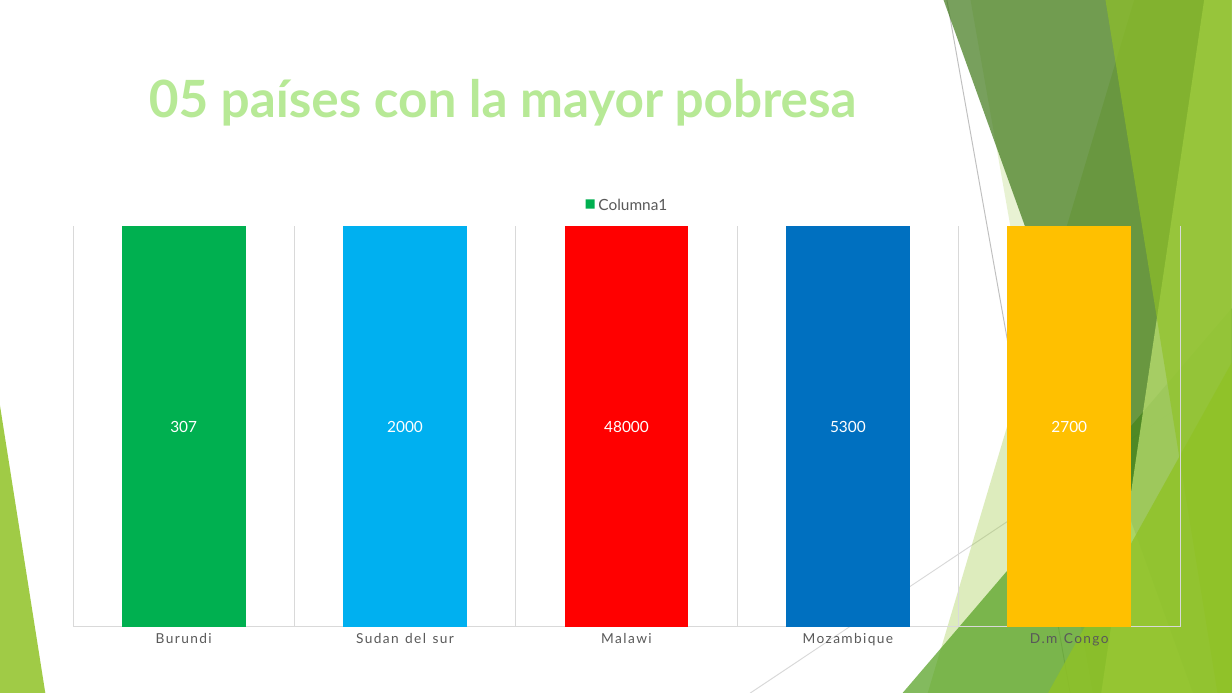
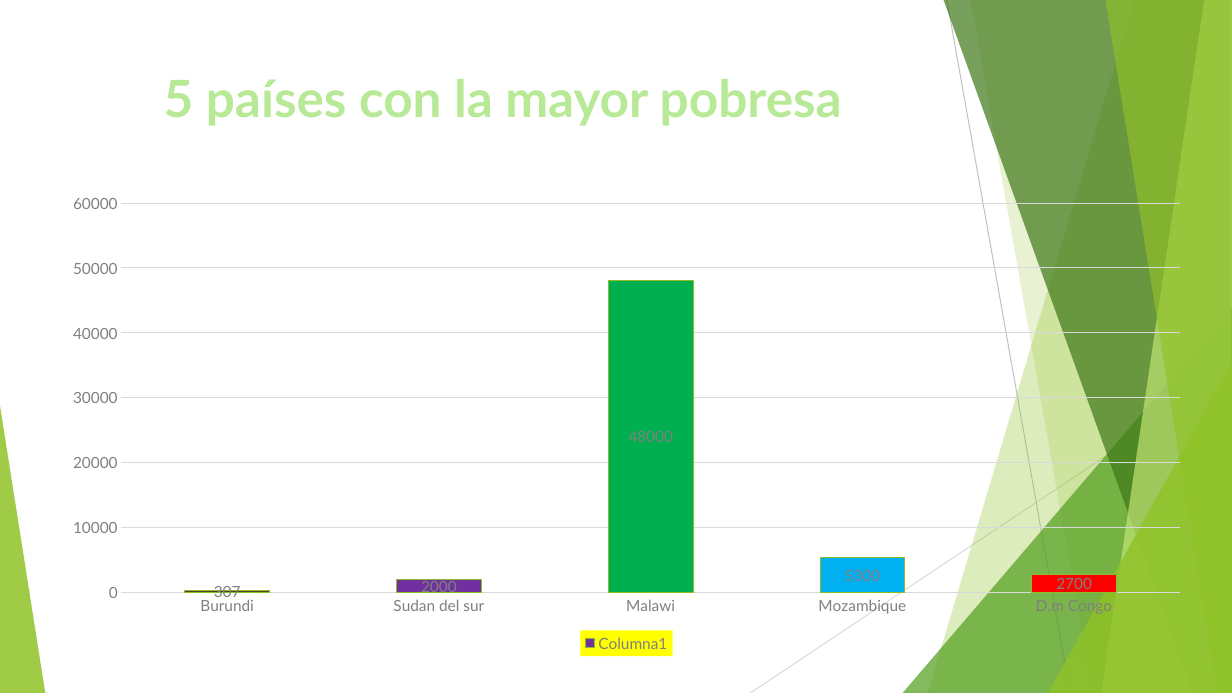
Before and after one commit to Luis-1919/Ejercicio01, a slide deck: slide 1 of 05 países con la mayor pobresa.pptx. Drawn at 1232x693 pixels with LibreOffice and Linux fonts; fonts in the diff are those of the drawing. Boxes give left, top, right and bottom in pixels: in the first picture for what was removed or moved away, otherwise in the second. Text is boxed around its words. In the diff, an @@ line names an element or a change of style, - is before the commit and + after.

```diff
--- a/05 países con la mayor pobresa.pptx
+++ b/05 países con la mayor pobresa.pptx
@@ title at <box>164,79,842,126</box>: text changed @@
-05 países con la mayor pobresa
+5 países con la mayor pobresa
@@ column stacked 100% chart at <box>50,185,1203,656</box> @@
@@ column stacked 100% chart to column stacked chart @@
@@ colour of Columna1 #00B050 to #7030A0 @@
@@ data labels of Columna1 changed @@
@@ colours of single points changed @@
@@ legend changed @@
@@ category axis changed @@
@@ value axis changed @@
@@ bar spacing changed @@
```
